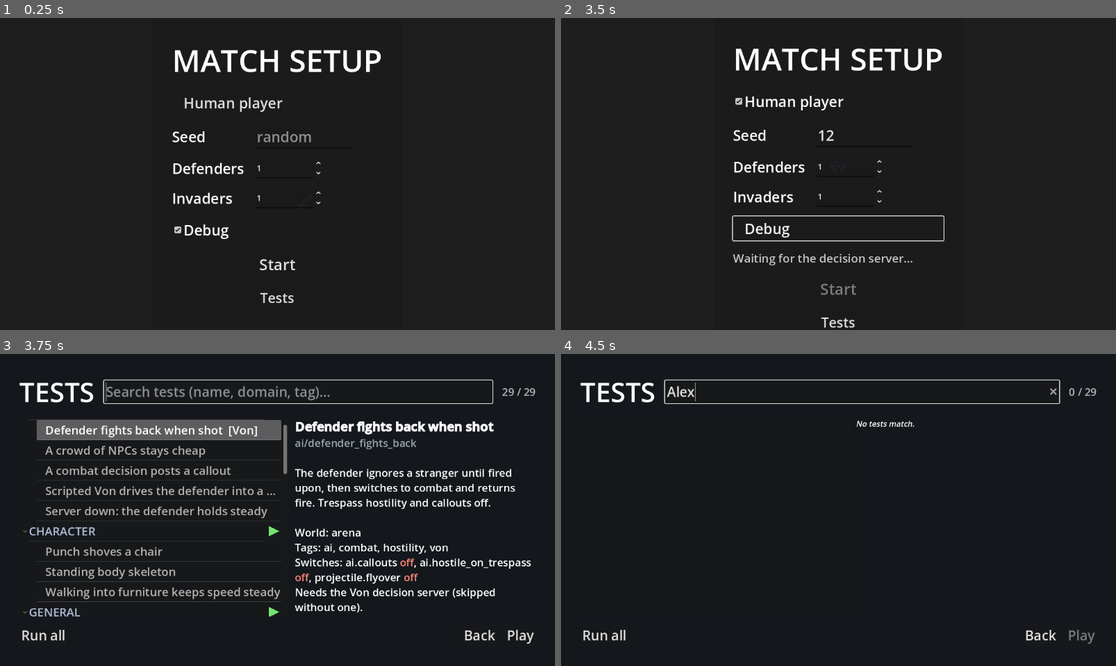
Above: before the commit, frames 1-4 (two rows, left to right).
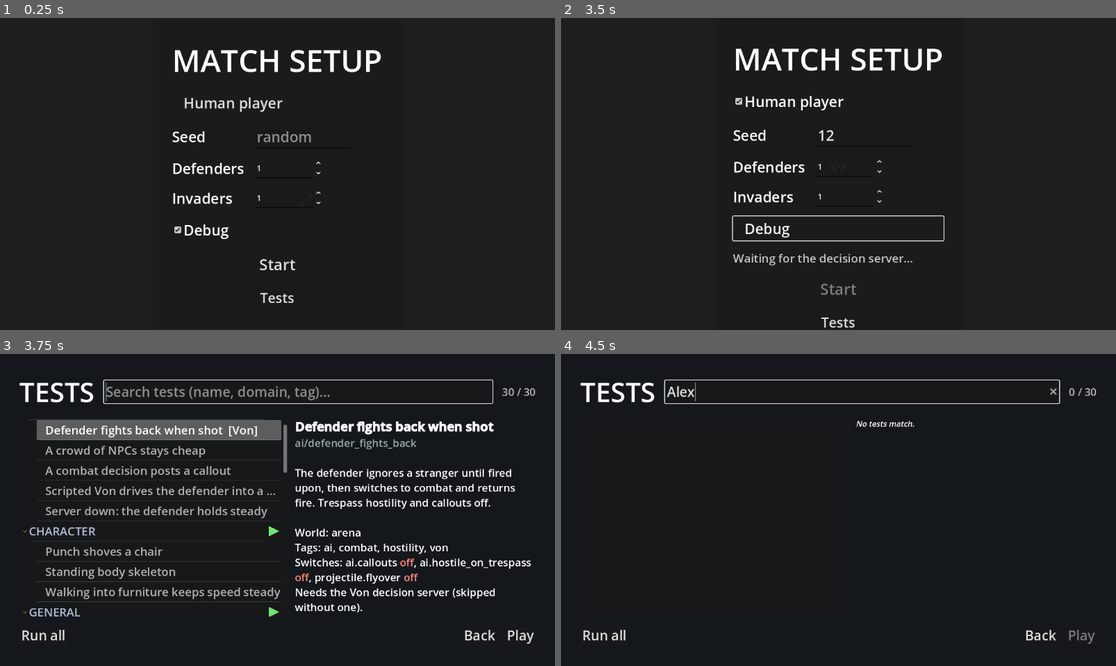
Above: after the commit, the same moments.

Repository: AnthonyThomasson/Example-Godot
Game: Godot game, scene res://scenes/main.tscn
Two runs of this game, one before a commit and one after it. Both use one fixed random seed, a clock stepped at 60 frames per second and the inputs below.
Inputs (mouse positions are in pixels of both pictures, inside the frame that each line leads up to):
- Up to frame 1 (0.25 s): no input
- Up to frame 2 (3.5 s): click (866, 136) at 0.52 s; type "12" at 0.6 s; click "Start" at 1.25 s; click "Human player" at 2 s; click "Debug" at 2.75 s
- Up to frame 3 (3.75 s): click "Tests" at 3.5 s
- Up to frame 4 (4.5 s): click (860, 391) at 4.27 s; type "Alex" at 4.35 s

Frames 1-2 are identical in both runs. In frame 3, less than 0.1% of the frame differs, in the area x 51-97%, y 10-39%; in frame 4, less than 0.1%.

Commit message:
Camera wheel zoom persists and works while observing
The wheel now sets a lasting scale on the automatic zoom in both
follow and framing modes, with its own limits (wheel_min_zoom /
wheel_max_zoom), so it can zoom past the spectator fit and no longer
reverts after the pan hold. Only panning takes the position by hand.

Co-Authored-By: Claude Sonnet 5.5 <noreply@anthropic.com>

Diff:
--- a/scenes/general/camera_controller.gd
+++ b/scenes/general/camera_controller.gd
@@ -1,9 +1,10 @@
 extends Camera2D
 
 ## Camera behavior: centers on player, but leads toward the mouse when it approaches screen edges.
-## The mouse wheel zooms. In framing mode (the spectator view) the viewer can also take the camera
-## by hand — pan with the camera keys or by pushing the mouse to a screen edge — and after
-## `manual_hold` seconds without camera input the automatic framing eases back in.
+## The mouse wheel zooms, in either mode, as a lasting scale on the automatic zoom. In framing mode
+## (the spectator view) the viewer can also take the camera by hand — pan with the camera keys or by
+## pushing the mouse to a screen edge — and after `manual_hold` seconds without panning the
+## automatic framing eases back in.
 ## This file owns all camera tuning and follows the input pattern.
 
 ## Higher = slower, smoother follow (the camera lerps by 1/follow_speed each frame).
@@ -20,15 +21,17 @@
 ## Framing group: extra world-space padding kept around the framed combatants so they aren't flush
 ## to the screen edge.
 @export var frame_margin: float = 160.0
-## Clamp for every zoom, the fit-to-combatants framing and the mouse wheel alike (Camera2D zoom:
-## larger = more zoomed in).
-@export var min_zoom: float = 0.4   ## Most zoomed-out the camera is allowed to get.
-@export var max_zoom: float = 2.0   ## Most zoomed-in the camera is allowed to get.
+## Clamp for the fit-to-combatants zoom (Camera2D zoom: larger = more zoomed in).
+@export var min_zoom: float = 0.4   ## Most zoomed-out the framing is allowed to get.
+@export var max_zoom: float = 2.0   ## Most zoomed-in the framing is allowed to get.
 var _frame_mode: bool = false       ## When on, frames `_frame_targets` instead of following `_player`.
 var _frame_targets: Array[Node2D] = []  ## The nodes to keep framed (the match combatants).
 
 ## Each wheel notch scales the zoom by this factor (> 1; larger = bigger steps).
 @export var zoom_step: float = 1.1
+## Limits on the zoom the wheel can reach, whatever the automatic zoom is.
+@export var wheel_min_zoom: float = 0.25  ## Most zoomed-out.
+@export var wheel_max_zoom: float = 4.0   ## Most zoomed-in.
 ## Whether the viewer may pan a framing camera by hand. Off where WASD already drives a character.
 @export var pan_enabled: bool = true
 ## Hand-pan speed, in screen pixels per second (so it feels the same at any zoom).
@@ -37,15 +40,15 @@
 @export var edge_pan_margin: float = 24.0
 ## Seconds without camera input before a hand-steered framing camera returns to automatic framing.
 @export var manual_hold: float = 5.0
-var _manual: bool = false        ## Framing mode only: the viewer has taken over position and zoom.
-var _idle: float = 0.0           ## Seconds since the last camera input while `_manual`.
-var _zoom_level: float = 1.0     ## The zoom the camera eases toward whenever it isn't auto-fitting.
+var _manual: bool = false        ## Framing mode only: the viewer has taken over the position.
+var _idle: float = 0.0           ## Seconds since the last pan while `_manual`.
+var _base_zoom: float = 1.0      ## The automatic zoom the wheel scales: 1 when following, the fit when framing.
+var _zoom_bias: float = 1.0      ## The wheel's lasting scale on `_base_zoom`.
 var _mouse_pos := Vector2.ZERO   ## Last mouse position seen over the window.
 var _mouse_in_window: bool = false  ## Edge panning needs a live pointer: not yet seen, or left, = off.
 
 
 func _ready() -> void:
-	_zoom_level = zoom.x
 	_player = get_node_or_null(target_path)
 	if not _player:
 		push_warning("Camera: could not find target node at %s" % target_path)
@@ -64,8 +67,8 @@
 		_mouse_in_window = true
 
 
-## The mouse wheel (or whatever ZOOM_IN / ZOOM_OUT are bound to) zooms in either mode; UI that
-## scrolls with the wheel gets it first.
+## The mouse wheel (or whatever ZOOM_IN / ZOOM_OUT are bound to) scales the zoom in either mode and
+## the scale stays; UI that scrolls with the wheel gets it first.
 func _unhandled_input(event: InputEvent) -> void:
 	var direction := 0.0
 	if event.is_action_pressed(Keybinds.ZOOM_IN):
@@ -78,22 +81,18 @@
 	var notches := 1.0
 	if event is InputEventMouseButton and event.factor > 0.0:
 		notches = event.factor
-	_take_over()
-	_zoom_level = clampf(_zoom_level * pow(zoom_step, direction * notches), min_zoom, max_zoom)
+	_zoom_bias = clampf(_zoom_bias * pow(zoom_step, direction * notches),
+			wheel_min_zoom / _base_zoom, wheel_max_zoom / _base_zoom)
 
 
 func _process(delta: float) -> void:
 	if _frame_mode:
 		_steer_by_hand(delta)
-		if not _manual:
-			_frame_combatants()
-			return
+		_frame_combatants()
 	elif _player:
 		var target_pos := _calculate_target_position()
 		global_position = global_position.lerp(target_pos, 1.0 / follow_speed)
-	else:
-		return
-	zoom = zoom.lerp(Vector2(_zoom_level, _zoom_level), 1.0 / follow_speed)
+		_ease_zoom()
 
 
 ## Switch to framing mode: ease to keep every live node in `targets` on screen (used by the
@@ -120,15 +119,17 @@
 			_manual = false
 
 
-## Framing mode: the viewer just used the camera. Freeze the automatic framing where it is and
-## restart the idle clock. (Following has no manual state — the wheel only moves `_zoom_level`.)
+## Framing mode: the viewer just panned. Freeze the automatic position where it is and restart the
+## idle clock.
 func _take_over() -> void:
-	if not _frame_mode:
-		return
 	_idle = 0.0
-	if not _manual:
-		_manual = true
-		_zoom_level = zoom.x
+	_manual = true
+
+
+## Ease the zoom toward the automatic zoom scaled by the wheel.
+func _ease_zoom() -> void:
+	var z := clampf(_base_zoom * _zoom_bias, wheel_min_zoom, wheel_max_zoom)
+	zoom = zoom.lerp(Vector2(z, z), 1.0 / follow_speed)
 
 
 ## Pan direction from the mouse pushing against a screen edge: each axis -1, 0 or 1.
@@ -141,8 +142,9 @@
 		float(_mouse_pos.y >= size.y - edge_pan_margin) - float(_mouse_pos.y <= edge_pan_margin))
 
 
-## Centre on the midpoint of the live framed targets and zoom to fit them plus `frame_margin`. A
-## downed combatant drops out of the framing; once all are down it holds on the last positions.
+## Centre on the midpoint of the live framed targets (unless the viewer holds the position) and zoom
+## to fit them plus `frame_margin`. A downed combatant drops out of the framing; once all are down it
+## holds on the last positions.
 func _frame_combatants() -> void:
 	var live: Array[Node2D] = []
 	for t in _frame_targets:
@@ -158,11 +160,12 @@
 	for t in live:
 		box = box.expand(t.global_position)
 	box = box.grow(frame_margin)
-	global_position = global_position.lerp(box.get_center(), 1.0 / follow_speed)
+	if not _manual:
+		global_position = global_position.lerp(box.get_center(), 1.0 / follow_speed)
 	var vp := get_viewport_rect().size
 	var fit := minf(vp.x / maxf(box.size.x, 1.0), vp.y / maxf(box.size.y, 1.0))
-	var z := clampf(fit, min_zoom, max_zoom)
-	zoom = zoom.lerp(Vector2(z, z), 1.0 / follow_speed)
+	_base_zoom = clampf(fit, min_zoom, max_zoom)
+	_ease_zoom()
 
 
 ## The point the camera eases toward: the target, offset toward the mouse as it nears a
--- /dev/null
+++ b/tests/general/camera_observer_zoom_test.gd
@@ -0,0 +1,54 @@
+extends GameTest
+
+## The mouse wheel also zooms a framing (spectator) camera: it scales the automatic fit, can go past
+## the fit's own limits, doesn't move the camera, and the zoom stays after the 5 s pan hold.
+
+const CameraController = preload("res://scenes/general/camera_controller.gd")
+
+
+func describe() -> Dictionary:
+	return {
+		"name": "Mouse wheel zooms the spectator camera",
+		"description": "A framing camera zooms in and out on the wheel, the zoom outlasts the pan hold, and the centre stays on the combatants.",
+		"tags": ["camera", "zoom", "input", "spectator"],
+		"timeout": 30.0,
+	}
+
+
+func configure(s: TestSetup) -> void:
+	s.arena(Rect2(0, 0, 1000, 640))
+	s.actor(&"a", &"puppet", Vector2(300, 300))
+	s.actor(&"b", &"puppet", Vector2(700, 300))
+
+
+func run(t: TestContext) -> void:
+	var cam := Camera2D.new()
+	cam.set_script(CameraController)
+	cam.target_path = ^".."
+	t.world.add_child(cam)
+	cam.frame([t.actor(&"a"), t.actor(&"b")])
+	await t.seconds(2.0)
+	var fit := cam.zoom.x
+
+	for i in 3:
+		_wheel(MOUSE_BUTTON_WHEEL_UP)
+	await t.seconds(1.5)
+	var zoomed := fit * pow(cam.zoom_step, 3.0)
+	t.expect_near(cam.zoom.x, zoomed, 0.03, "wheel-up scales the fitted zoom")
+	t.expect_near(cam.global_position.x, 500.0, 5.0, "the wheel leaves the centre on the combatants")
+
+	await t.seconds(cam.manual_hold + 2.0)
+	t.expect_near(cam.zoom.x, zoomed, 0.03, "the zoom stays after the pan hold")
+
+	for i in 6:
+		_wheel(MOUSE_BUTTON_WHEEL_DOWN)
+	await t.seconds(1.5)
+	t.check(cam.zoom.x < fit, "wheel-down zooms out past the fit (zoom %.2f, fit %.2f)" % [cam.zoom.x, fit])
+
+
+## One wheel notch, as the OS delivers it.
+func _wheel(button: MouseButton) -> void:
+	var event := InputEventMouseButton.new()
+	event.button_index = button
+	event.pressed = true
+	Input.parse_input_event(event)
--- a/tests/general/camera_wheel_zoom_test.gd
+++ b/tests/general/camera_wheel_zoom_test.gd
@@ -1,7 +1,7 @@
 extends GameTest
 
 ## The mouse wheel zooms a following camera: in on wheel-up, out on wheel-down, never past its
-## min_zoom / max_zoom.
+## wheel_min_zoom / wheel_max_zoom.
 
 const CameraController = preload("res://scenes/general/camera_controller.gd")
 
@@ -39,12 +39,12 @@
 	for i in 60:
 		_wheel(MOUSE_BUTTON_WHEEL_DOWN)
 	await t.seconds(2.0)
-	t.expect_near(cam.zoom.x, cam.min_zoom, 0.02, "zoom stops at min_zoom")
+	t.expect_near(cam.zoom.x, cam.wheel_min_zoom, 0.02, "zoom stops at wheel_min_zoom")
 
 	for i in 120:
 		_wheel(MOUSE_BUTTON_WHEEL_UP)
 	await t.seconds(2.0)
-	t.expect_near(cam.zoom.x, cam.max_zoom, 0.02, "zoom stops at max_zoom")
+	t.expect_near(cam.zoom.x, cam.wheel_max_zoom, 0.02, "zoom stops at wheel_max_zoom")
 
 
 ## One wheel notch, as the OS delivers it.
Not shown, changed: .claude/skills/domain-general/SKILL.md
